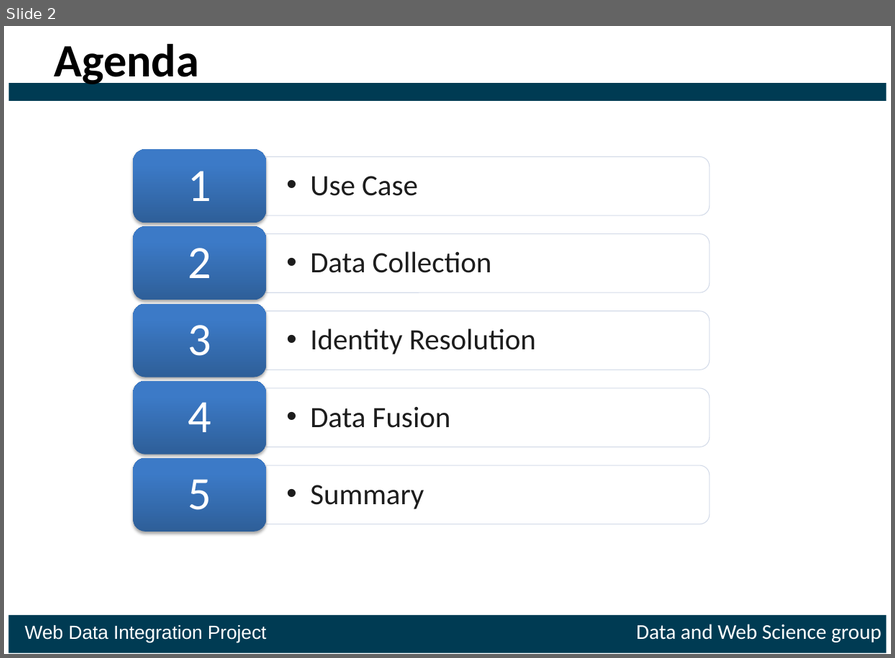
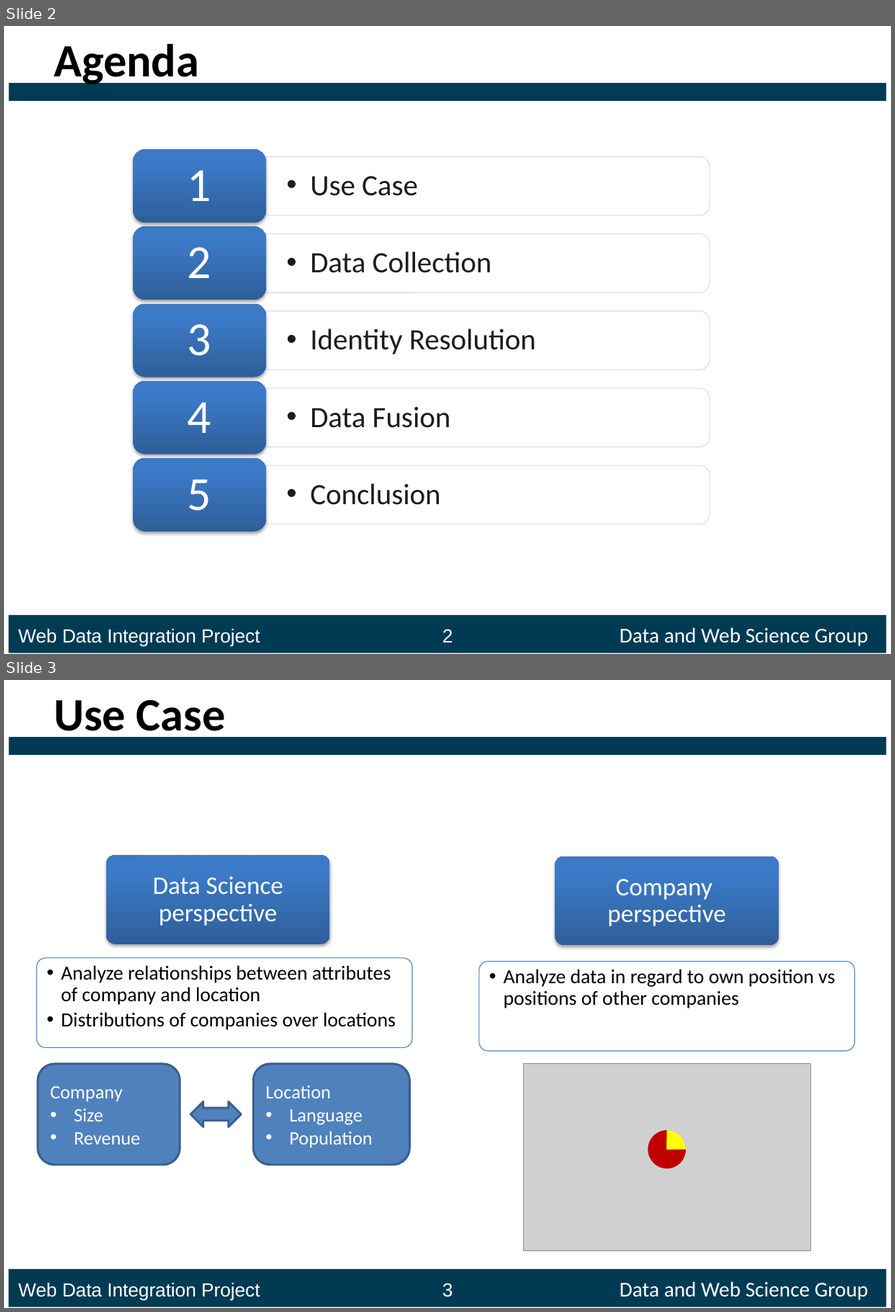
Before and after one commit to ofrendo/WebDataIntegration, a slide deck: presentation/Presentation_template.pptx. Shown one above the other, each under a label of ours: slide 2 before the commit, slides 2 and 3 after it. The pictures are 895x658 and 895x1312 pixels, drawn with LibreOffice and Linux fonts; fonts in the diff are those of the drawing; grey boxes stand for pictures. Boxes give left, top, right and bottom in pixels: in the first picture for what was removed or moved away, otherwise in the second. Text is boxed around its words. In the diff, an @@ line names an element or a change of style, - is before the commit and + after.

```diff
--- a/presentation/Presentation_template.pptx
+++ b/presentation/Presentation_template.pptx
@@ slide 3 added at [4,680,891,1308], background #FFFFFF; not listed: 3 template elements that a slide beside it also shows @@
@@ title added at [54,699,226,742], 44 pt, text #000000, bold @@
+Use Case
@@ rounded rectangle added at [106,855,330,944], fill gradient #2F5F99 to #3D7CC7 to #3A7CCB @@
@@ rounded rectangle added at [556,856,779,945], fill gradient #2F5F99 to #3D7CC7 to #3A7CCB @@
@@ text added at [153,877,283,926], 24 pt, text #FFFFFF @@
+Data Science perspective
@@ text added at [607,879,725,926], 24 pt, text #FFFFFF @@
+Company
+perspective
@@ rounded rectangle added at [36,958,412,1047], fill #FFFFFF at 90% opacity, outline #4B7EBC 0.75 pt @@
@@ text added at [61,965,396,1030], 19 pt, text #000000 @@
+  •• Analyze relationships between attributes of company and location
+  •• Distributions of companies over locations
@@ rounded rectangle added at [479,962,854,1051], fill #FFFFFF at 90% opacity, outline #4B7EBC 0.75 pt @@
@@ text added at [504,969,835,1008], 19 pt, text #000000 @@
+  •• Analyze data in regard to own position vs positions of other companies
@@ rounded rectangle added at [38,1064,180,1165], fill #4F81BD, outline #3A5F8C 2 pt, 18 pt, text #FFFFFF @@
+Company
+• Size
+• Revenue
@@ rounded rectangle added at [254,1064,410,1165], fill #4F81BD, outline #3A5F8C 2 pt, 18 pt, text #FFFFFF @@
+Location
+• Language
+• Population
@@ picture added at [524,1064,811,1252] @@
@@ left right arrow added at [190,1102,242,1127], fill #4F81BD, outline #3A5F8C 2 pt @@
@@ pie slice (boxed as its full ellipse) added at [648,1130,686,1169], fill #C00000 @@
@@ pie slice (boxed as its full ellipse) added at [648,1131,686,1170], fill #FFFF00 @@
@@ slide 2 changed as well @@
@@ text at [310,483,440,505]: text changed @@
-  •• Summary
+  •• Conclusion
@@ text added at [18,627,868,646], 18 pt, text #FFFFFF @@
+Web Data Integration Project 2 Data and Web Science Group
@@ text removed at [25,624,882,643] @@
-Web Data Integration Project Data and Web Science group
```
Also in this commit, not shown: 5 other slides changed, 12 other slides added, 7 slides removed.
